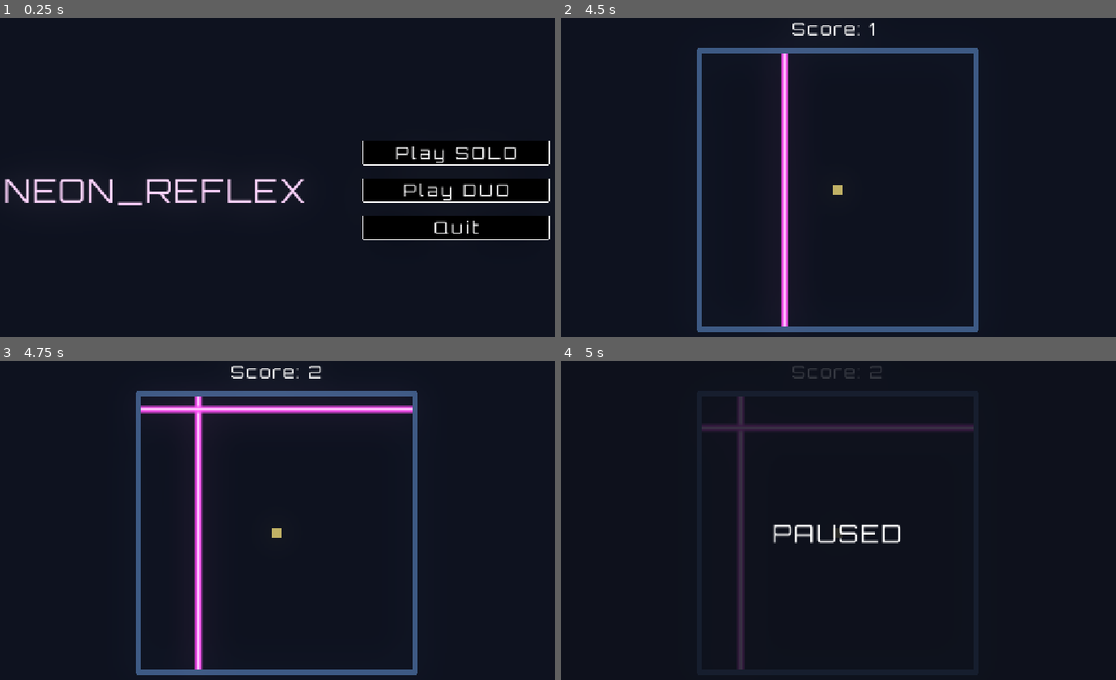
Above: before the commit, frames 1-4 (two rows, left to right).
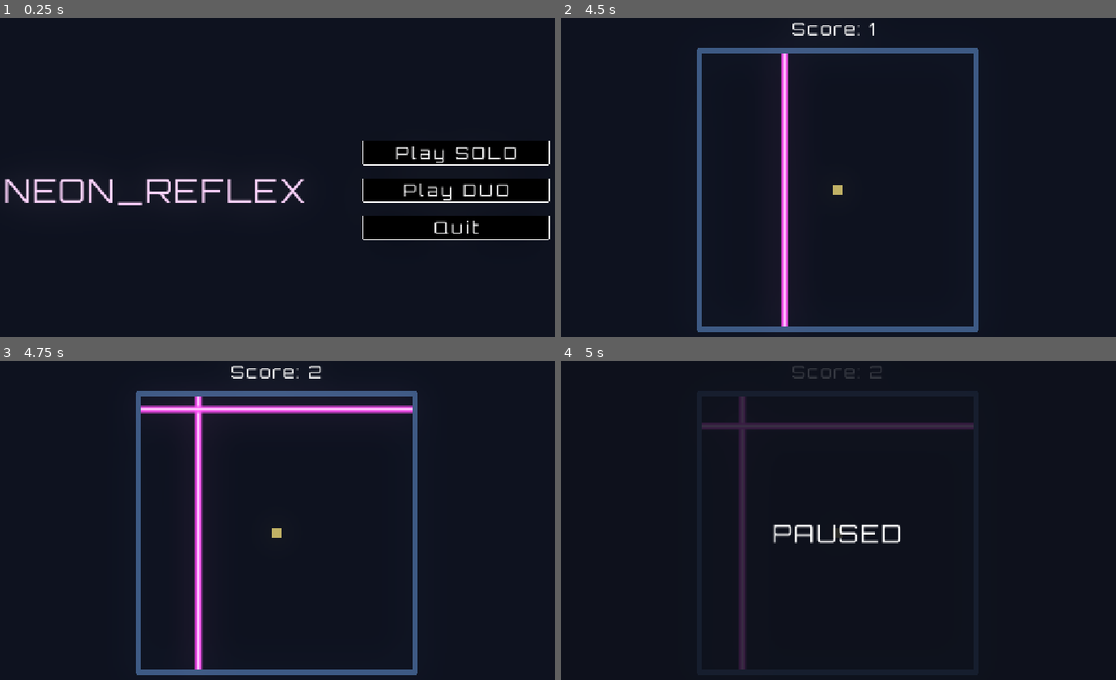
Above: after the commit, the same moments.

Repository: Marina-Banov/ggj-2026
Game: Godot game, scene res://Scenes/menu_main.tscn
Two runs of this game, one before a commit and one after it. Both use one fixed random seed, a clock stepped at 60 frames per second and the inputs below.
Inputs:
- Up to frame 1 (0.25 s): no input
- Up to frame 2 (4.5 s): click "Play SOLO" at 0.5 s; tap Enter at 1.25 s; tap Space at 2 s
- Up to frame 3 (4.75 s): no input
- Up to frame 4 (5 s): tap Escape (pause) at 4.9 s

Frames 1-3 are identical in both runs. In frame 4, 0.4% of the frame differs, in the area x 25-75%, y 11-97%.

Commit message:
add game state machine manager (paused, playing, game over)

Diff:
--- /dev/null
+++ b/Managers/game_manager.gd
@@ -0,0 +1,27 @@
+extends Node
+
+enum GameState {
+	PLAYING,
+	PAUSED,
+	GAME_OVER
+}
+
+var current_state: GameState = GameState.PLAYING
+
+signal game_state_changed(new_state)
+
+
+func set_state(new_state: GameState):
+	if current_state == new_state:
+		return
+
+	current_state = new_state
+	game_state_changed.emit(new_state)
+
+	match new_state:
+		GameState.PLAYING:
+			get_tree().paused = false
+		GameState.PAUSED:
+			get_tree().paused = true
+		GameState.GAME_OVER:
+			get_tree().paused = true
--- a/Scenes/game_solo.tscn
+++ b/Scenes/game_solo.tscn
@@ -58,5 +58,5 @@
 min_interval = 0.5
 duration = 30.0
 
-[connection signal="player_died" from="Player" to="." method="_on_player_player_died"]
+[connection signal="player_died" from="Player" to="." method="_on_player_died"]
 [connection signal="progressed_timeout" from="ProgressiveTimer" to="." method="_on_timer_timeout"]
--- a/Scripts/game_duo.gd
+++ b/Scripts/game_duo.gd
@@ -2,6 +2,7 @@
 
 
 func _ready() -> void:
+	GameManager.set_state(GameManager.GameState.PLAYING)
 	get_tree().node_added.connect(_on_node_added)
 	var vw = get_viewport_rect().size
 	%Arena1.position = Vector2(vw.x - 600, vw.y) / 2
@@ -24,9 +25,8 @@
 
 func _on_player_died(player_id: int) -> void:
 	var winner = 1 if player_id == 2 else 2
-	get_tree().paused = true
+	GameManager.set_state(GameManager.GameState.GAME_OVER)
 	%MenuGameOver.set_winner_text("Player {0} won!".format([winner]))
-	%MenuGameOver.visible = true
 
 
 func _on_timer_timeout() -> void:
--- a/Scripts/game_solo.gd
+++ b/Scripts/game_solo.gd
@@ -4,6 +4,7 @@
 
 
 func _ready() -> void:
+	GameManager.set_state(GameManager.GameState.PLAYING)
 	_update_score_label()
 	var vw = get_viewport_rect().size
 	%Arena.position = vw / 2
@@ -20,7 +21,6 @@
 	%ScoreLabel.text = "Score: {0}".format([score])
 
 
-func _on_player_player_died(_player_id: int) -> void:
-	get_tree().paused = true
+func _on_player_died(_player_id: int) -> void:
+	GameManager.set_state(GameManager.GameState.GAME_OVER)
 	%MenuGameOver.set_winner_text("Score: {0}".format([score]))
-	%MenuGameOver.visible = true
--- a/Scripts/menu_game_over.gd
+++ b/Scripts/menu_game_over.gd
@@ -1,4 +1,12 @@
 extends CanvasLayer
+
+
+func _ready():
+	GameManager.game_state_changed.connect(_on_game_state_changed)
+
+
+func _on_game_state_changed(state: GameManager.GameState):
+	visible = state == GameManager.GameState.GAME_OVER
 
 
 func set_winner_text(text: String) -> void:
@@ -6,10 +14,8 @@
 
 
 func _on_play_pressed() -> void:
-	get_tree().paused = false
 	get_tree().reload_current_scene()
 
 
 func _on_return_pressed() -> void:
-	get_tree().paused = false
 	get_tree().change_scene_to_file("res://Scenes/menu_main.tscn")
--- a/Scripts/menu_main.gd
+++ b/Scripts/menu_main.gd
@@ -1,4 +1,8 @@
 extends CanvasLayer
+
+
+func _ready() -> void:
+	get_tree().paused = false
 
 
 func _on_play_solo_pressed() -> void:
--- a/Scripts/menu_pause.gd
+++ b/Scripts/menu_pause.gd
@@ -1,7 +1,17 @@
 extends CanvasLayer
 
 
-func _physics_process(_delta: float) -> void:
-	if Input.is_action_just_pressed("pause"):
-		get_tree().paused = !get_tree().paused
-		visible = !visible
+func _ready():
+	GameManager.game_state_changed.connect(_on_game_state_changed)
+
+
+func _unhandled_input(event: InputEvent) -> void:
+	if event.is_action_pressed("pause"):
+		if GameManager.current_state == GameManager.GameState.PLAYING:
+			GameManager.set_state(GameManager.GameState.PAUSED)
+		elif GameManager.current_state == GameManager.GameState.PAUSED:
+			GameManager.set_state(GameManager.GameState.PLAYING)
+
+
+func _on_game_state_changed(state: GameManager.GameState):
+	visible = state == GameManager.GameState.PAUSED
--- a/project.godot
+++ b/project.godot
@@ -14,6 +14,10 @@
 run/main_scene="uid://chxfaw62j2bbu"
 config/features=PackedStringArray("4.5", "Forward Plus")
 config/icon="res://icon.svg"
+
+[autoload]
+
+GameManager="*res://Managers/game_manager.gd"
 
 [display]
 
Not shown, added: Managers/game_manager.gd.uid
